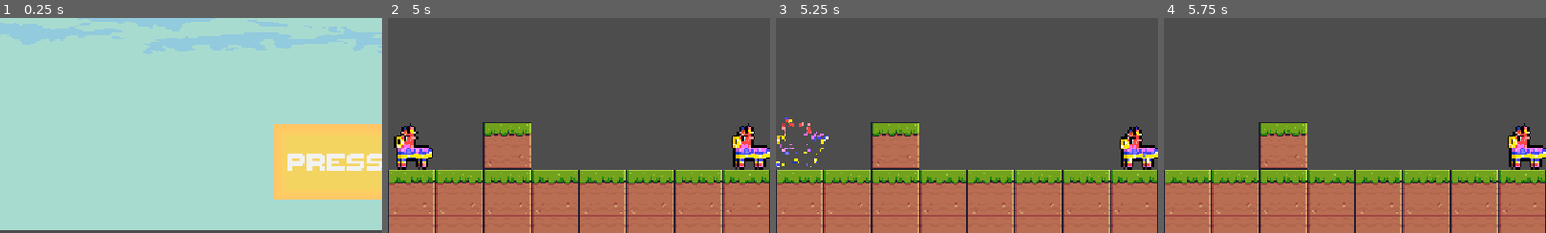
Above: before the commit, frames 1-4 (left to right).
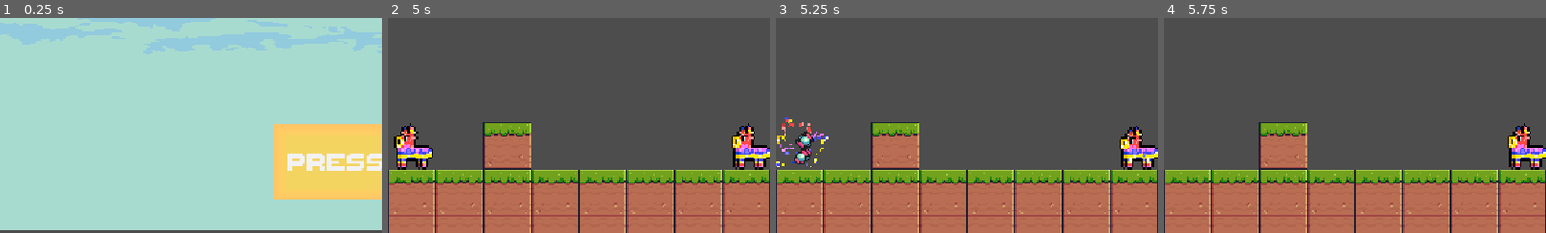
Above: after the commit, the same moments.

Repository: KyWill-18/Get-the-Candy
Game: Godot game, scene res://title/title.tscn
The game is run twice, just before and just after one commit, with the same random seed, the same clock (stepped at 60 frames per second) and the same inputs.
Inputs:
- Up to frame 1 (0.25 s): no input
- Up to frame 2 (5 s): click "Press Start!" at 0.5 s; hold Right (move_right) 1.28-2.78 s; tap Space (attack) every 0.75 s from 1.35 to 4.35 s; tap Up (jump) at 1.52, 2.27, 3.77, 4.52 s; hold Left (move_left) from 2.78 s (still down)
- Up to frame 3 (5.25 s): release Left (move_left) at 5.03 s; hold Right (move_right) from 5.03 s (still down); tap Space (attack) at 5.1 s
- Up to frame 4 (5.75 s): keep holding Right (move_right); tap Up (jump) at 5.27 s
The pictures show only the part of the screen within x 0-50%, y 50-100%; the shares and areas given below are measured in that part.

Frames 1-2 are identical in both runs. In frame 3, 0.5% of the frame differs, in the area x 4-10%, y 52-68%; in frame 4, nothing differs.

Commit message:
Add candy burst particles when pinata breaks

Diff:
--- a/project/pinata/pinata.gd
+++ b/project/pinata/pinata.gd
@@ -5,8 +5,9 @@
 
 @onready var animated_sprite := $AnimatedSprite2D
 @onready var collision_shape := $CollisionShape2D
+@onready var cpu_particles := $CPUParticles2D
 
-var is_destroyed = false
+var is_destroyed := false
 
 
 func get_hit() -> void:
@@ -16,6 +17,7 @@
 	destroyed.emit()
 	animated_sprite.play("destroy")
 	collision_shape.set_deferred("disabled", true)
+	cpu_particles.emitting = true
 
 	await animated_sprite.animation_finished
 
--- a/project/pinata/pinata.tscn
+++ b/project/pinata/pinata.tscn
@@ -9,6 +9,7 @@
 [ext_resource type="Texture2D" uid="uid://c4ls3j58xdics" path="res://pinata/pinata_idle_1.png" id="7_4vpxd"]
 [ext_resource type="Texture2D" uid="uid://chasb7d00r1c8" path="res://pinata/pinata_idle_2.png" id="8_dhqgx"]
 [ext_resource type="Texture2D" uid="uid://chmavb7825ehs" path="res://pinata/pinata_idle_3.png" id="9_hdeer"]
+[ext_resource type="Texture2D" uid="uid://bfq86jep8snv8" path="res://pinata/candy.png" id="10_xcfta"]
 
 [sub_resource type="SpriteFrames" id="SpriteFrames_awtvj"]
 animations = [{
@@ -62,3 +63,21 @@
 
 [node name="CollisionShape2D" type="CollisionShape2D" parent="." unique_id=1916203305]
 shape = SubResource("CircleShape2D_cab5j")
+
+[node name="CPUParticles2D" type="CPUParticles2D" parent="." unique_id=1722153155]
+emitting = false
+texture = ExtResource("10_xcfta")
+lifetime = 0.9
+one_shot = true
+explosiveness = 1.0
+direction = Vector2(90, 0)
+spread = 90.0
+gravity = Vector2(0, 100)
+initial_velocity_min = 30.0
+initial_velocity_max = 30.0
+angular_velocity_min = 5.0
+angular_velocity_max = 5.0
+scale_amount_min = 2.0
+scale_amount_max = 2.0
+hue_variation_min = 0.5
+hue_variation_max = 0.5
Binary file added: project/pinata/candy.png
Not shown, added: project/pinata/candy.png.import
